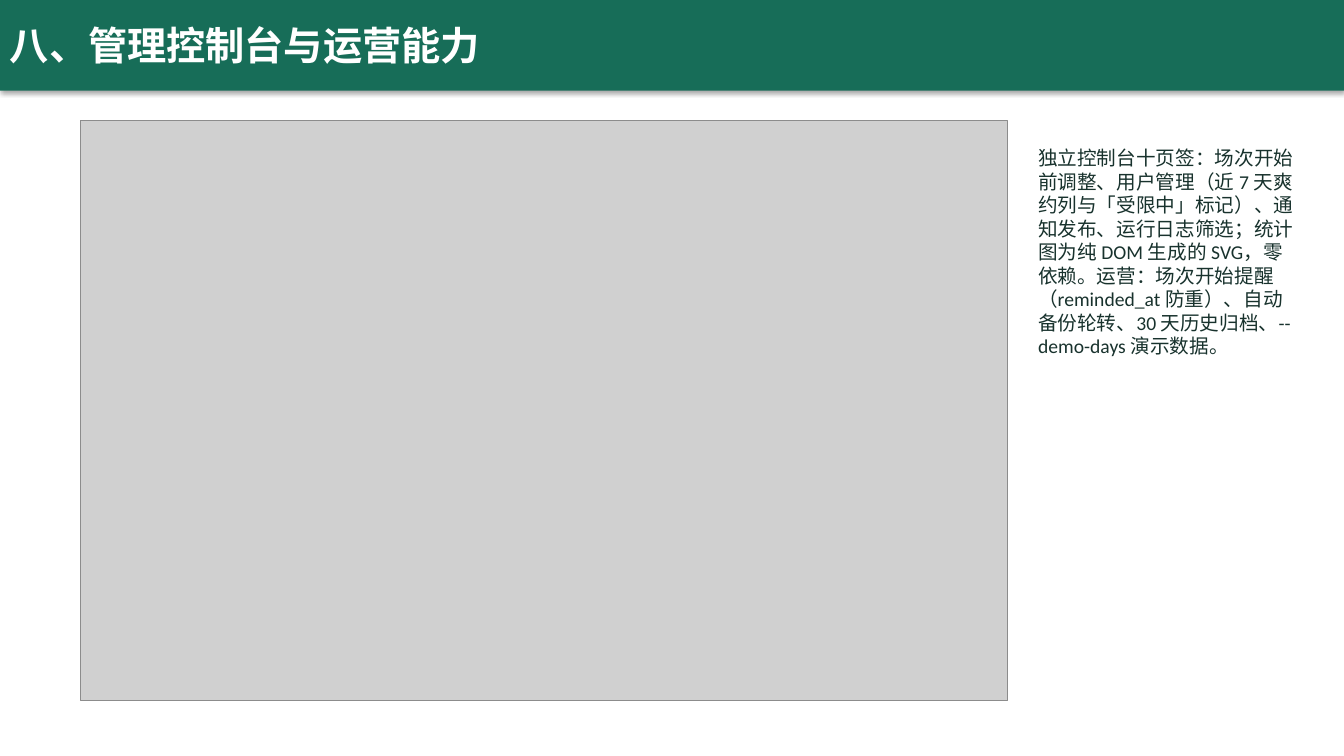
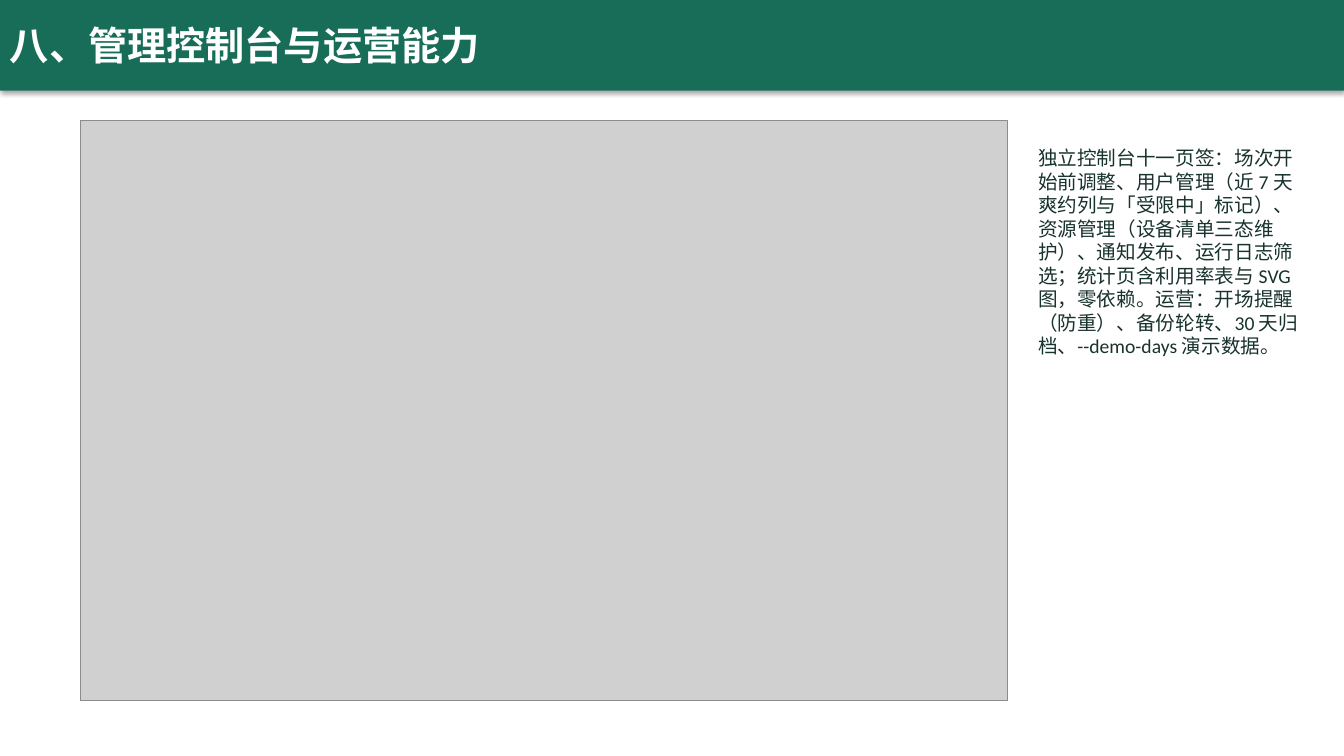
Before and after one commit to yq6666-66/lab-booking-system, a slide deck: slide 9 of docs/thesis/答辩演示.pptx. Drawn at 1344x756 pixels with LibreOffice and Linux fonts; fonts in the diff are those of the drawing; grey boxes stand for pictures. Boxes give left, top, right and bottom in pixels: in the first picture for what was removed or moved away, otherwise in the second. Text is boxed around its words. In the diff, an @@ line names an element or a change of style, - is before the commit and + after.

Commit message:
feat: r13 资源管理一体化——实验室资源清单与利用率统计（1.4.0）
课题更名「资源管理与预约候补一体化」后补齐标题承诺的能力：
- assets 表幂等建表（实验室内资源名唯一，状态 AVAILABLE/MAINTENANCE/DISABLED）
- 管理端资源增改 API + 控制台「资源管理」页签（共 11 页签）
- 用户端预约页实时展示所选实验室资源清单（不含已停用资源）
- 资源利用率：按实验室聚合场次/席位/预约/签到/爽约，统计页表格 + CSV 导出
- 种子预置五类典型资源；T41/T42 断言组（集成达 44 项）；契约扩至 30 端点
- CONTRACT/CHANGELOG/README/PROGRESS/ER 图(assets+1:N 配备)/论文 3-4 章/PPT 同步
- 修复：asset_admin UPDATE 绑定格式串错位（issisi→ssisi，变参越界段错误）、
  spec 缺省空指针、db_rows REAL 列字符串化导致 seats=0、利用率路由分派笔误

```diff
--- a/docs/thesis/答辩演示.pptx
+++ b/docs/thesis/答辩演示.pptx
@@ text at box(1038, 148, 1298, 356): text changed @@
-独立控制台十页签：场次开始前调整、用户管理（近 7 天爽约列与「受限中」标记）、通知发布、运行日志筛选；统计图为纯 DOM 生成的 SVG，零依赖。运营：场次开始提醒（reminded_at 防重）、自动备份轮转、30 天历史归档、--demo-days 演示数据。
+独立控制台十一页签：场次开始前调整、用户管理（近 7 天爽约列与「受限中」标记）、资源管理（设备清单三态维护）、通知发布、运行日志筛选；统计页含利用率表与 SVG 图，零依赖。运营：开场提醒（防重）、备份轮转、30 天归档、--demo-days 演示数据。
```
Also in this commit, not shown: 4 other slides changed, 21 other files.
